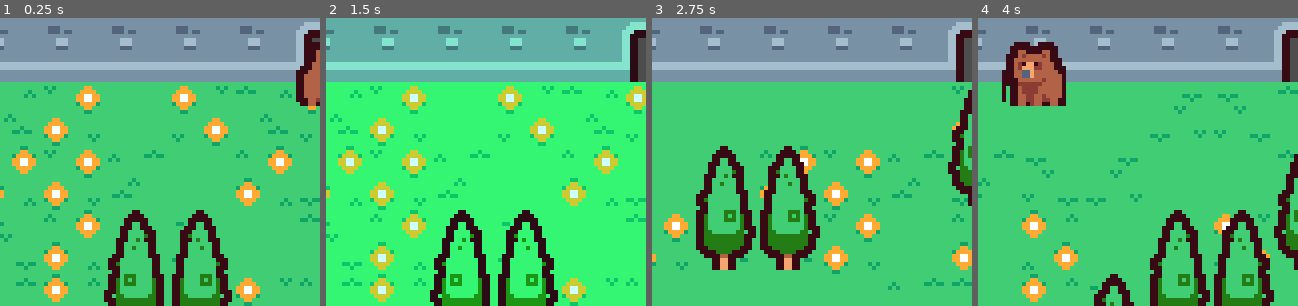
Above: before the commit, frames 1-4 (left to right).
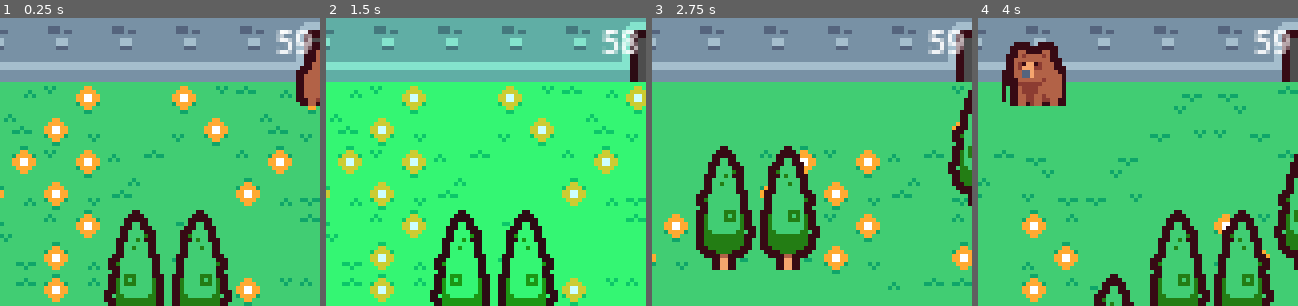
Above: after the commit, the same moments.

Repository: QuantumDamage/Seasonal-Consequences
Game: Godot game, scene res://scenes/Main.tscn
Two runs of this game, one before a commit and one after it. Both use one fixed random seed, a clock stepped at 60 frames per second and the inputs below.
Inputs:
- Up to frame 1 (0.25 s): no input
- Up to frame 2 (1.5 s): tap Enter at 0.5 s; hold Right (ui_right) 0.53-1.28 s; tap U (pora_roku) at 0.6, 1.35 s; hold Down (ui_down) from 1.28 s (still down)
- Up to frame 3 (2.75 s): tap E (restart) at 2 s; release Down (ui_down) at 2.03 s; hold Right (ui_right) from 2.03 s (still down); tap U (pora_roku) at 2.1 s
- Up to frame 4 (4 s): release Right (ui_right) at 2.78 s; hold Up (ui_up) 2.78-3.53 s; tap U (pora_roku) at 2.85, 3.6 s; tap E (restart) at 3.5 s; hold Left (ui_left) from 3.53 s (still down)
The pictures show only the part of the screen within x 4-54%, y 0-50%; the shares and areas given below are measured in that part.

The runs differ from the first frame. In frame 1, 0.6% of the frame differs, in the area x 86-98%, y 4-13%; in frame 2, 0.7%; in frame 3, 0.6%; in frame 4, 0.6%.

Commit message:
added timer

Diff:
--- a/scenes/Bear.tscn
+++ b/scenes/Bear.tscn
@@ -1,8 +1,9 @@
-[gd_scene load_steps=6 format=3 uid="uid://b5lu84tgbf4dv"]
+[gd_scene load_steps=7 format=3 uid="uid://b5lu84tgbf4dv"]
 
 [ext_resource type="Script" path="res://scripts/Bear.gd" id="1_awws5"]
 [ext_resource type="Texture2D" uid="uid://mrwtn24ywmfb" path="res://assets/creatures_packed_converted.png" id="1_ebnyv"]
 [ext_resource type="Script" path="res://scripts/BearCamera.gd" id="3_mnggp"]
+[ext_resource type="PackedScene" uid="uid://1bjd2hlvtjpg" path="res://scenes/HUD.tscn" id="4_hublh"]
 
 [sub_resource type="AtlasTexture" id="AtlasTexture_blq77"]
 atlas = ExtResource("1_ebnyv")
@@ -23,3 +24,5 @@
 
 [node name="BearCamera" type="Camera2D" parent="."]
 script = ExtResource("3_mnggp")
+
+[node name="HUD" parent="." instance=ExtResource("4_hublh")]
--- /dev/null
+++ b/scenes/HUD.tscn
@@ -0,0 +1,18 @@
+[gd_scene load_steps=3 format=3 uid="uid://1bjd2hlvtjpg"]
+
+[ext_resource type="Script" path="res://scripts/HUD.gd" id="1_cjfes"]
+
+[sub_resource type="LabelSettings" id="LabelSettings_g7n3y"]
+font_size = 8
+
+[node name="HUD" type="CanvasLayer"]
+script = ExtResource("1_cjfes")
+
+[node name="Label" type="Label" parent="."]
+anchors_preset = 10
+anchor_right = 1.0
+offset_bottom = 23.0
+grow_horizontal = 2
+text = "42"
+label_settings = SubResource("LabelSettings_g7n3y")
+horizontal_alignment = 1
--- a/scripts/GlobalGameState.gd
+++ /dev/null
@@ -1,14 +0,0 @@
-extends Node
-
-var current_season = 0  # 0: Spring, 1: Summer, 2: Autumn, 3: Winter
-var seasons = ["Spring", "Summer", "Autumn", "Winter"]
-var season_duration = 180  # 3 minutes per season
-var game_time = 0
-var bear_energy = 100
-var collected_food = 0
-
-func _process(delta):
-	game_time += delta
-	current_season = int(game_time / season_duration) % 4
-	if bear_energy <= 0:
-		get_tree().change_scene_to_file("res://scenes/GameOver.tscn")
--- /dev/null
+++ b/scripts/HUD.gd
@@ -0,0 +1,4 @@
+extends CanvasLayer
+
+func update_timer(value):
+	$Label.text = str(int(value))
--- a/scripts/Main.gd
+++ b/scripts/Main.gd
@@ -1,14 +1,13 @@
 extends Node2D
-
 @onready var bear = $Bear
 @onready var food_container = $FoodContainer
 @onready var obstacle_container = $ObstacleContainer
 @onready var enemy_container = $EnemyContainer
 @onready var ui = $UI
 @onready var tile_map: TileMap = $WorldTileMap
-
 @onready var bee_container = $BeeContainer
 @onready var hunter_container = $HunterContainer
+
 var bee_scene = preload("res://scenes/Bee.tscn")
 var hunter_scene = preload("res://scenes/Hunter.tscn")
 const POND_SOURCE_ID = 0
@@ -17,10 +16,14 @@
 const BEE_CHANCE = 0.005
 const TREE_CHANCE = 0.1
 
-
-#var food_scene = preload("res://scenes/Food.tscn")
-#var obstacle_scene = preload("res://scenes/Obstacle.tscn")
-#var enemy_scene = preload("res://scenes/Enemy.tscn")
+var current_season = 0  # 0: Spring, 1: Summer, 2: Autumn, 3: Winter
+var seasons = ["Spring", "Summer", "Autumn", "Winter"]
+var season_duration = 60  # 1 minutes per season
+var season_time = 0
+var bear_energy = 100
+var collected_food = 0
+var current_score = 0
+@onready var hud = $"Bear/HUD"
 
 func _ready():
 	spawn_initial_objects()
@@ -32,12 +35,12 @@
 	# Tutaj możesz dodać kod do wyświetlenia ekranu końca gry, restartu poziomu itp.
 
 func _process(delta):
-	pass
+	season_time += delta
+	current_score = season_duration - season_time
+	hud.update_timer(current_score)
+
 	if Input.is_action_just_pressed("restart"):
 		get_tree().reload_current_scene()
-	#print(bear.position)
-	#update_season()
-	#update_ui()
 
 func get_random_transform(horizontal_only=false) -> int:
 	if horizontal_only:
Not shown, changed: .github/workflows/godot-pull.yml
